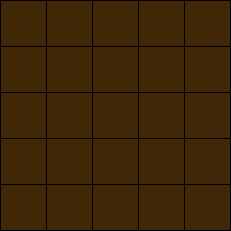
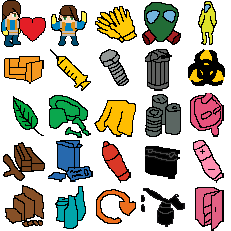
Comparing the layer stacks of the two 231×231 images. Changes:
showed group "symbols" (26 layers) over 1, 0, 225, 231
added layer "medical" in group "symbols" over 50, 49, 91, 91
hid "inventory clear" (1st of 2) over 0, 0, 231, 231
hid "inventory clear" (2nd of 2) over 0, 0, 231, 231
